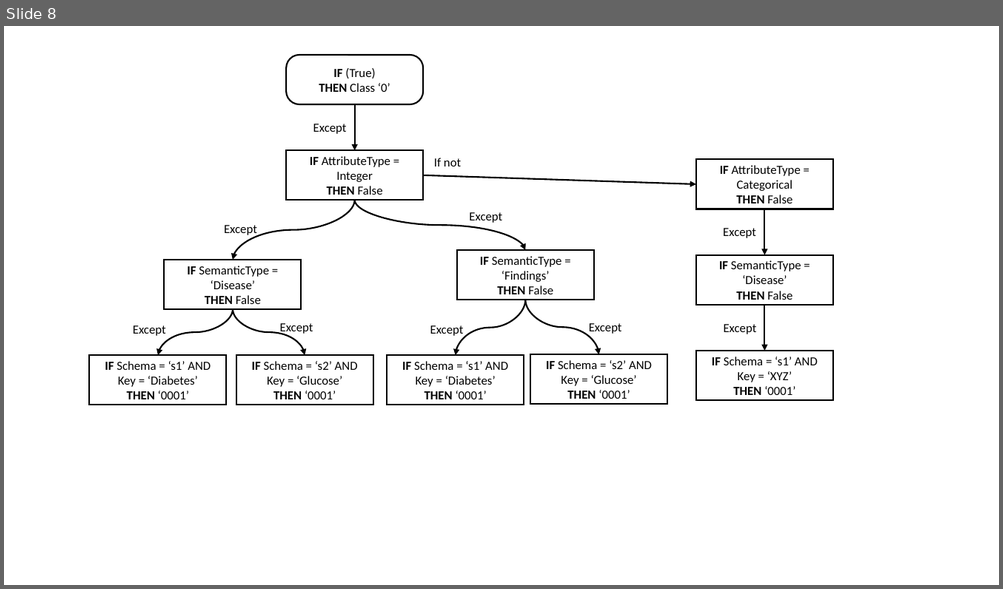
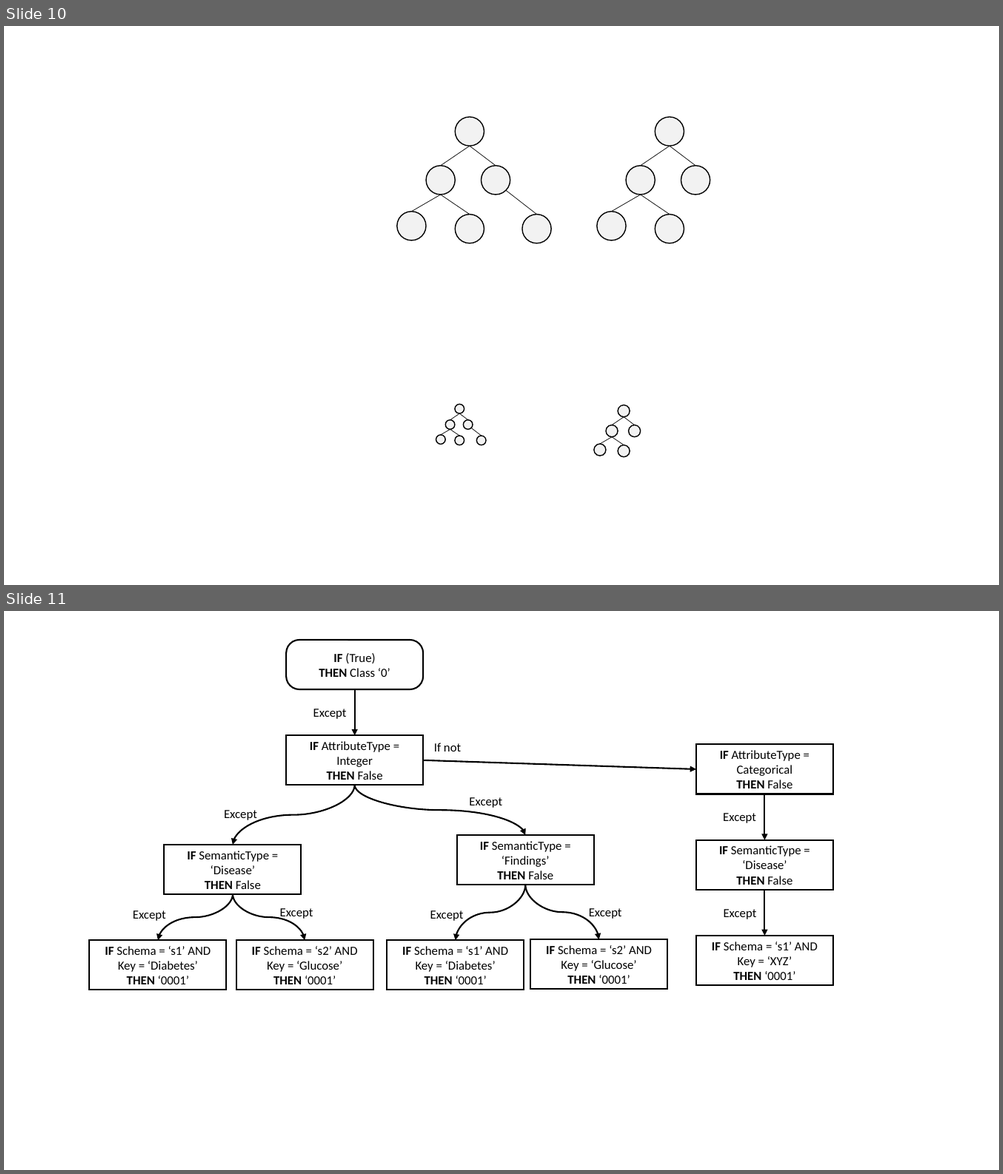
Before and after one commit to desertzebra/EMR-Interoperability, a slide deck: Presentations/EMR Interroperability V0.1.pptx. Shown one above the other, each under a label of ours: slide 8 before the commit, slides 10 and 11 after it. The pictures are 1003x589 and 1003x1174 pixels, drawn with LibreOffice and Linux fonts; fonts in the diff are those of the drawing. Boxes give left, top, right and bottom in pixels: in the first picture for what was removed or moved away, otherwise in the second. Text is boxed around its words. In the diff, an @@ line names an element or a change of style, - is before the commit and + after.

```diff
--- a/Presentations/EMR Interroperability V0.1.pptx
+++ b/Presentations/EMR Interroperability V0.1.pptx
@@ slide 10 added at (x1=4, y1=26, x2=999, y2=585), background #FFFFFF @@
@@ ellipse added at (x1=455, y1=117, x2=484, y2=146), fill #F2F2F2, outline #000000 1 pt @@
@@ ellipse added at (x1=654, y1=117, x2=684, y2=146), fill #F2F2F2, outline #000000 1 pt @@
@@ line added from (469, 146) to (441, 166), #000000 0.5 pt @@
@@ line added from (469, 146) to (495, 166), #000000 0.5 pt @@
@@ line added from (669, 146) to (640, 166), #000000 0.5 pt @@
@@ line added from (669, 146) to (696, 166), #000000 0.5 pt @@
@@ ellipse added at (x1=427, y1=166, x2=455, y2=195), fill #F2F2F2, outline #000000 1 pt @@
@@ ellipse added at (x1=481, y1=166, x2=510, y2=195), fill #F2F2F2, outline #000000 1 pt @@
@@ ellipse added at (x1=626, y1=166, x2=654, y2=195), fill #F2F2F2, outline #000000 1 pt @@
@@ ellipse added at (x1=680, y1=166, x2=710, y2=195), fill #F2F2F2, outline #000000 1 pt @@
@@ line added from (441, 195) to (412, 212), #000000 0.5 pt @@
@@ line added from (441, 195) to (469, 215), #000000 0.5 pt @@
@@ line added from (506, 191) to (537, 215), #000000 0.5 pt @@
@@ line added from (640, 195) to (612, 212), #000000 0.5 pt @@
@@ line added from (640, 195) to (669, 215), #000000 0.5 pt @@
@@ ellipse added at (x1=397, y1=212, x2=427, y2=241), fill #F2F2F2, outline #000000 1 pt @@
@@ ellipse added at (x1=455, y1=215, x2=484, y2=244), fill #F2F2F2, outline #000000 1 pt @@
@@ ellipse added at (x1=522, y1=215, x2=551, y2=244), fill #F2F2F2, outline #000000 1 pt @@
@@ ellipse added at (x1=597, y1=212, x2=626, y2=241), fill #F2F2F2, outline #000000 1 pt @@
@@ ellipse added at (x1=654, y1=215, x2=684, y2=244), fill #F2F2F2, outline #000000 1 pt @@
@@ group added at (x1=436, y1=404, x2=486, y2=446): 6 ellipses, 5 lines @@
@@ group added at (x1=595, y1=406, x2=640, y2=457): 5 ellipses, 4 lines @@
@@ what was slide 8 is now slide 11 @@
```
Also in this commit, not shown: 2 other slides added, 2 other files.
